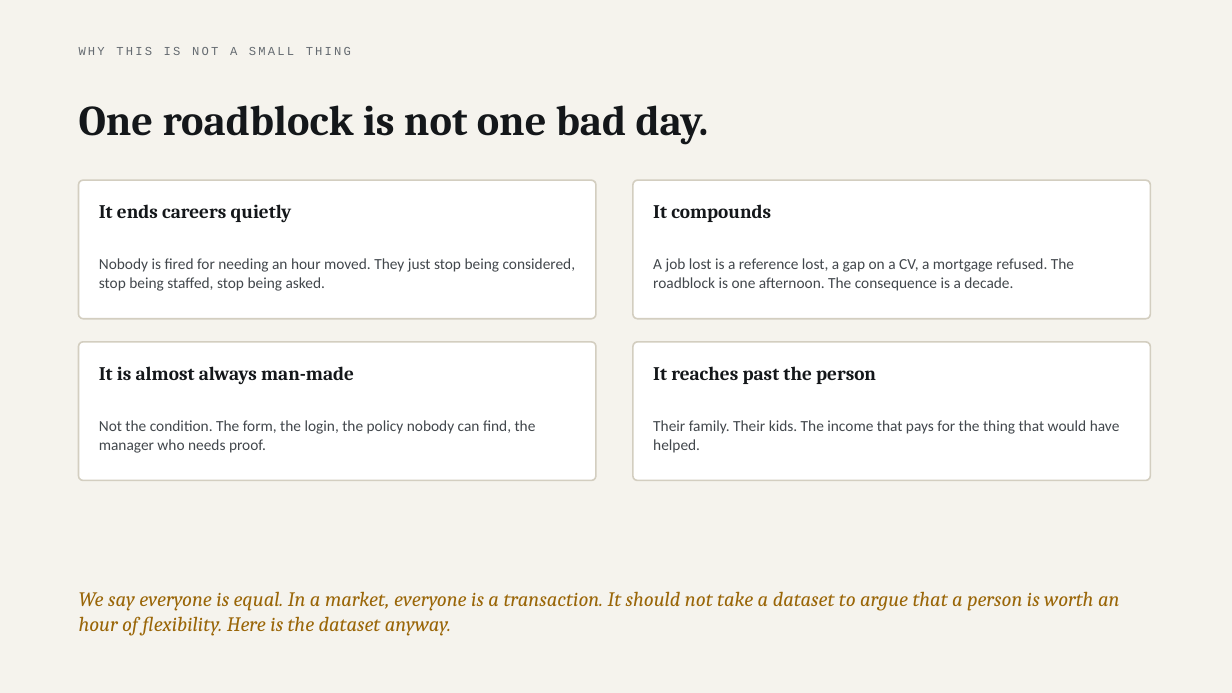
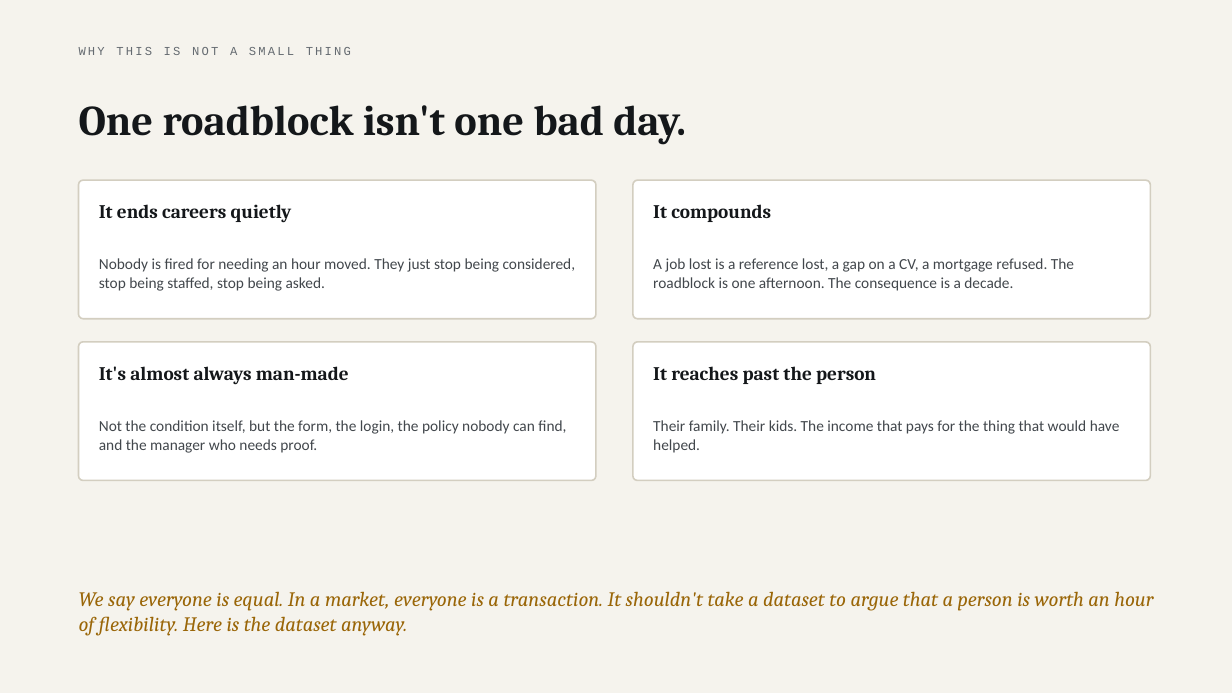
Before and after one commit to parthsevak2/curb-cut, a slide deck: slide 4 of submission/Curb-Cut.pptx. Drawn at 1232x693 pixels with LibreOffice and Linux fonts; fonts in the diff are those of the drawing. Boxes give left, top, right and bottom in pixels: in the first picture for what was removed or moved away, otherwise in the second. Text is boxed around its words. In the diff, an @@ line names an element or a change of style, - is before the commit and + after.

```diff
--- a/submission/Curb-Cut.pptx
+++ b/submission/Curb-Cut.pptx
@@ text at [79,105,686,145]: text changed @@
-One roadblock is not one bad day.
+One roadblock isn't one bad day.
@@ text at [99,366,349,385]: text changed @@
-It is almost always man-made
+It's almost always man-made
@@ text at [99,420,566,453]: text changed @@
-Not the condition. The form, the login, the policy nobody can find, the manager who needs proof.
+Not the condition itself, but the form, the login, the policy nobody can find, and the manager who needs proof.
@@ text at [79,591,1153,636]: text changed @@
-We say everyone is equal. In a market, everyone is a transaction. It should not take a dataset to argue that a person is worth an hour of flexibility. Here is the dataset anyway.
+We say everyone is equal. In a market, everyone is a transaction. It shouldn't take a dataset to argue that a person is worth an hour of flexibility. Here is the dataset anyway.
```
Also in this commit, not shown: 20 other slides changed, 2 other files.
